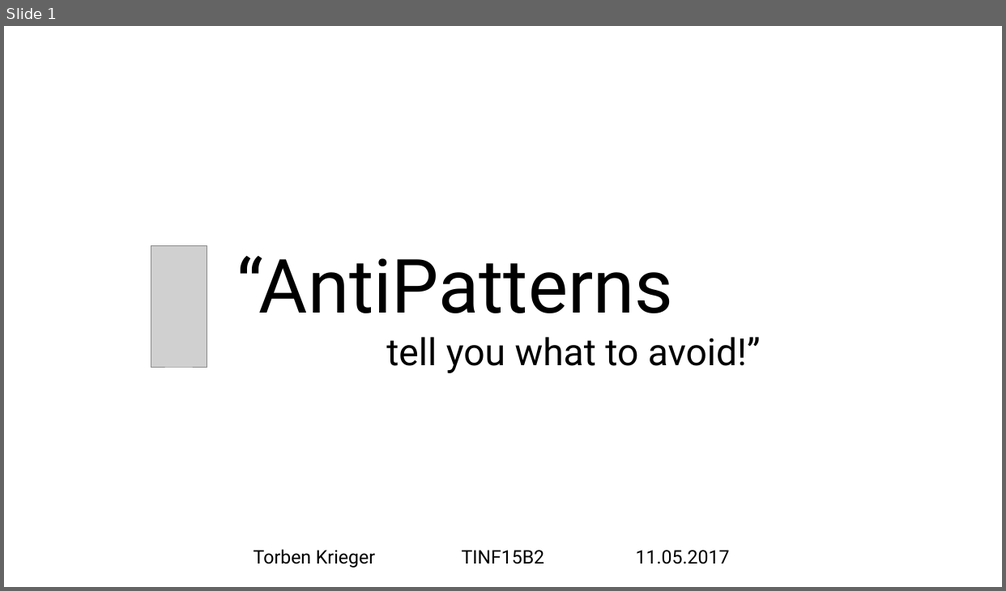
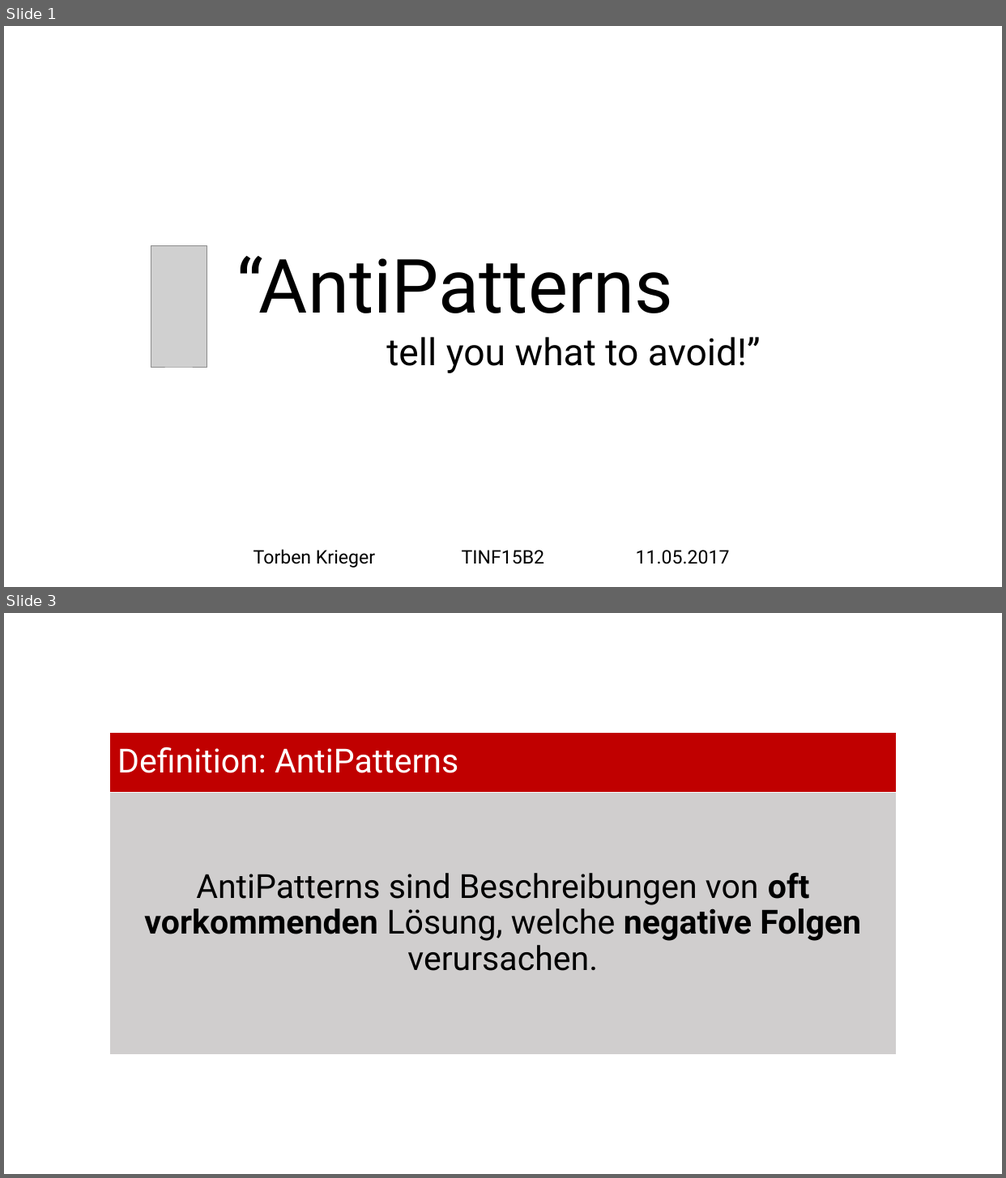
Before and after one commit to tkrieger/AntiPatterns, a slide deck: pres_antipatterns.pptx. Shown one above the other, each under a label of ours: slide 1 before the commit, slides 1 and 3 after it; the slides between them are not shown. The pictures are 1006x591 and 1006x1178 pixels, drawn with LibreOffice and Linux fonts; fonts in the diff are those of the drawing; grey boxes stand for pictures. Boxes give left, top, right and bottom in pixels: in the first picture for what was removed or moved away, otherwise in the second. Text is boxed around its words. In the diff, an @@ line names an element or a change of style, - is before the commit and + after.

```diff
--- a/pres_antipatterns.pptx
+++ b/pres_antipatterns.pptx
@@ slide 3 added at bbox=[4, 613, 1002, 1174], background #FFFFFF @@
@@ rectangle added at bbox=[110, 733, 896, 792], fill #C00000, 32 pt, text #FFFFFF @@
+Definition: AntiPatterns
@@ rectangle added at bbox=[110, 793, 896, 1054], fill #D0CECE, 32 pt, text #000000 @@
+AntiPatterns sind Beschreibungen von oft vorkommenden Lösung, welche negative Folgen verursachen.
```
Also in this commit, not shown: 5 other slides added, 1 slide removed, 5 other files.
